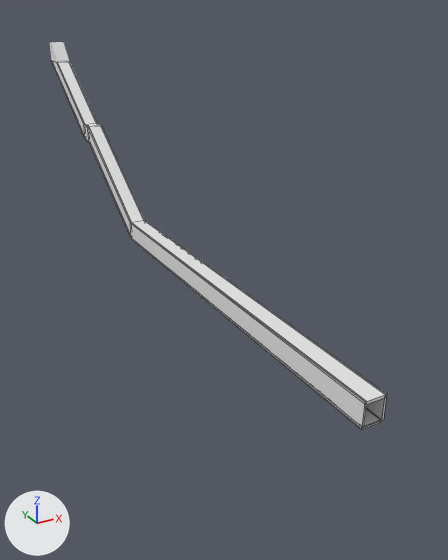
An edit to the Blender file assets/models/bunker/bunker.blend, drawn before and after from the same camera.
Camera for both pictures: a 50 mm camera at (-62.9, -238.1, 14.8) aimed at (6.3, -112.3, -48.1). The lights are fixed; the arrows at lower left show +X, +Y and +Z. The older version comes first. Mesh edges are drawn as thin lines on the coarser meshes.

The first picture shows 'ceiling', 'floor', 'floor_below', 'walls' and 1 more.
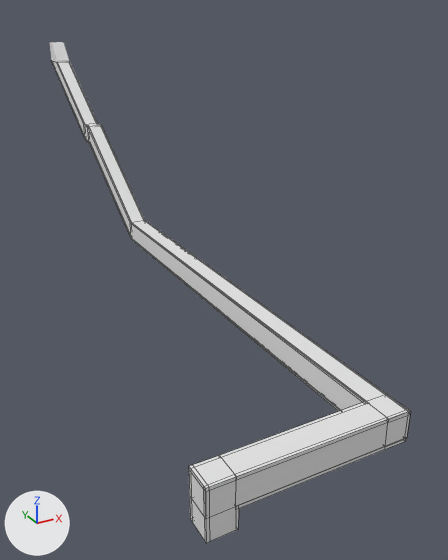
What differs and where, as boxes [x1, y1, x2, y2] in the pictures (448 x 560 px):
'ceiling', reshaped (7% wider, 40% taller): before [58, 62, 386, 405]; after [58, 62, 409, 543]
'walls', reshaped, modifiers changed (7% wider, 31% taller): before [51, 61, 387, 428]; after [51, 61, 410, 542]
'floor_below', reshaped (8% wider, 34% taller): before [87, 141, 381, 430]; after [87, 141, 405, 530]
'floor', reshaped: before [364, 409, 382, 428]; after [236, 438, 405, 507]
part 1 of me_cube_002, added: after [189, 394, 409, 543]
part 2 of me_stairs_004, built on: before [364, 409, 382, 427]; after [236, 438, 405, 507]
part 3 of me_cube_005, added: after [51, 61, 365, 521]
part 4 of me_cube_005, added: after [204, 394, 410, 542]
part 5 of me_cube_001, built on: before [361, 421, 381, 430]; after [236, 439, 405, 530]

The change, as a list of edits to the scene's bpy script:
```text
Change me_cube_002:
    used by ob_ceiling; location = (0.0, -63.6, -26.6); rotation_euler = (0.584, 0.0, 0.0), in degrees (33, 0, 0)
    remove me_cube_002.from_pydata(...)  # 20 vertices, 21 faces; spans x -2.0..2.0, y -103.0..62.0, z -13.0..47.0
    add me_cube_002.from_pydata(...)  # 44 vertices, 45 faces; spans x -34.0..2.0, y -112.0..62.0, z -13.0..50.0
    me_cube_002 part 1: 24 vertices added at x -34.0..2.0, y -112.0..-103.0, z 39.0..50.0
Change me_stairs_004:
    used by ob_floor; location = (0.0, -71.1, -49.1); rotation_euler = (0.0, 0.0, 1.571), in degrees (0, 0, 90)
    remove me_stairs_004.from_pydata(...)  # 8 vertices, 6 faces; spans x -104.2..1.0, y -2.0..2.0, z 0.0..0.3
    add me_stairs_004.from_pydata(...)  # 16 vertices, 14 faces; spans x -109.6..1.0, y -2.0..29.3, z 0.0..0.3
    me_stairs_004 part 2
    3 faces are deleted
    4 vertices move from x -104.2..1.0, y 2.0, z 0.0..0.3 to x -109.6..1.0, y -2.0..2.2, z 0.0..0.3
    8 vertices are added at x -109.6..-104.2, y 2.2..29.3, z 0.2..0.3
    11 new faces join them
Change me_cube_005:
    used by ob_walls; location = (2.2, -62.6, -28.5); rotation_euler = (0.584, 0.0, 0.0), in degrees (33, 0, 0)
    remove me_cube_005.from_pydata(...)  # 20 vertices, 19 faces; spans x 0.0, y -105.0..69.0, z -15.0..49.0
    add me_cube_005.from_pydata(...)  # 80 vertices, 78 faces; spans x -36.0..0.0, y -112.0..69.0, z -15.0..52.0
    me_cube_005 part 3: a new loose piece of 36 vertices spanning x -36.0..-4.0, y -108.0..69.0, z -15.0..50.0
    me_cube_005 part 4: 24 vertices added at x -36.0..0.0, y -112.0..-106.0, z 44.0..52.0
Change me_cube_001:
    used by ob_floor_below; location = (0.0, -63.2, -31.8); rotation_euler = (0.584, 0.0, 0.0), in degrees (33, 0, 0)
    remove me_cube_001.from_pydata(...)  # 20 vertices, 21 faces; spans x -2.0..2.0, y -103.0..71.0, z -13.0..47.0
    add me_cube_001.from_pydata(...)  # 36 vertices, 37 faces; spans x -29.0..2.0, y -110.0..71.0, z -13.0..51.0
    me_cube_001 part 5
    1 face is deleted
    16 vertices are added at x -29.0..2.0, y -110.0..-103.0, z 44.0..51.0
    17 new faces join them
Change ob_walls:
    remove _m = ob_walls.modifiers.new('Mirror', 'MIRROR')
    remove _m.use_axis = (False, True, False)
    remove _m.mirror_object = ob_stairs_003
```
